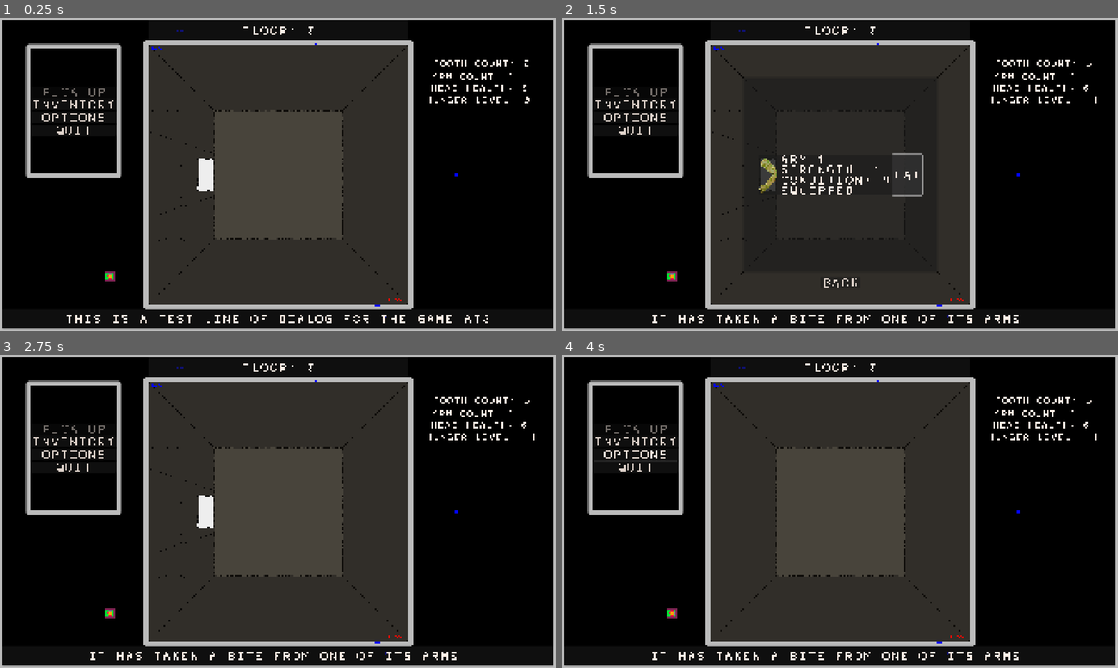
Above: before the commit, frames 1-4 (two rows, left to right).
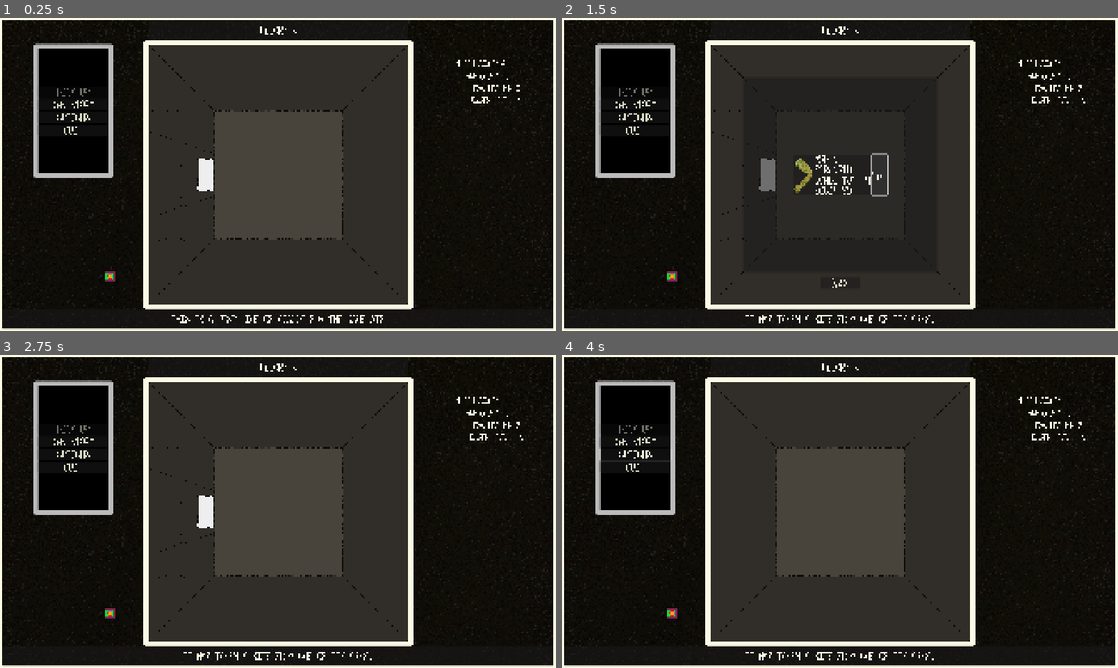
Above: after the commit, the same moments.

Repository: sym-z/arm-to-the-teeth
Game: Godot game, scene res://scenes/testing_level/testing_level.tscn
Two runs of this game, one before a commit and one after it. Both use one fixed random seed, a clock stepped at 60 frames per second and the inputs below. The project has no main scene, so this scene is started directly.
Inputs (mouse positions are in pixels of both pictures, inside the frame that each line leads up to):
- Up to frame 1 (0.25 s): no input
- Up to frame 2 (1.5 s): click "INVENTORY" at 0.5 s; click "EAT" at 1.25 s
- Up to frame 3 (2.75 s): click "BACK" at 2 s
- Up to frame 4 (4 s): click "OPTIONS" at 2.75 s; move the mouse to (962, 495) at 3.52 s; hold D (turn_right) from 3.53 s (still down); click (962, 495) at 3.67 s

The runs differ from the first frame. In frame 1, 10% of the frame differs, in the area x 0-100%, y 0-100%; in frame 2, 11%; in frame 3, 9.9%; in frame 4, 9.9%.

Commit message:
Font & background added

Diff:
--- a/src/prefabs/ui/ui.tscn
+++ b/src/prefabs/ui/ui.tscn
@@ -1,8 +1,8 @@
 [gd_scene load_steps=19 format=3 uid="uid://ceq7clgkyer44"]
 
 [ext_resource type="Script" uid="uid://cloum0k0ggqel" path="res://prefabs/ui/ui.gd" id="1_gxjsb"]
-[ext_resource type="Texture2D" uid="uid://d1kgxu002itbw" path="res://assets/visual/ui/prototype_ui.png" id="1_tlstp"]
 [ext_resource type="Theme" uid="uid://c4hxwvlb3lk68" path="res://themes/context_menu/margin_container/context_menu_margin_container.tres" id="2_4ieor"]
+[ext_resource type="Texture2D" uid="uid://di01mum33xdma" path="res://assets/visual/ui/prototype_texture_0_full_border.png" id="2_hvfel"]
 [ext_resource type="Theme" uid="uid://c2mywnu4h8hvj" path="res://themes/context_menu/margin_container/Panel/context_menu_panel_theme.tres" id="3_htiv7"]
 [ext_resource type="Theme" uid="uid://damqods5iq1r8" path="res://themes/context_menu/margin_container/button/context_menu_button_theme.tres" id="4_htiv7"]
 [ext_resource type="Theme" uid="uid://bn3i6d6cugm34" path="res://themes/context_menu/margin_container/button/context_menu_disablable_button_theme.tres" id="5_cllw1"]
@@ -44,7 +44,7 @@
 [node name="Background" type="TextureRect" parent="."]
 offset_right = 40.0
 offset_bottom = 40.0
-texture = ExtResource("1_tlstp")
+texture = ExtResource("2_hvfel")
 
 [node name="Combat Viewport" parent="." node_paths=PackedStringArray("root_ui") instance=ExtResource("18_hvfel")]
 visible = false
@@ -108,6 +108,7 @@
 offset_bottom = 232.0
 theme = ExtResource("7_1is0v")
 text = "ARM COUNT: X"
+horizontal_alignment = 1
 
 [node name="TEMP HEAD" type="Label" parent="Temporary Labels"]
 offset_left = 1485.0
@@ -116,6 +117,7 @@
 offset_bottom = 273.0
 theme = ExtResource("7_1is0v")
 text = "HEAD HEALTH: X"
+horizontal_alignment = 1
 
 [node name="TEMP HUNGER" type="Label" parent="Temporary Labels"]
 offset_left = 1470.0
@@ -124,6 +126,7 @@
 offset_bottom = 314.0
 theme = ExtResource("7_1is0v")
 text = "HUNGER LEVEL: X"
+horizontal_alignment = 1
 
 [node name="Inventory" type="Node" parent="."]
 
--- a/src/themes/combat_viewport/att_arm_obj_button.tres
+++ b/src/themes/combat_viewport/att_arm_obj_button.tres
@@ -1,6 +1,6 @@
 [gd_resource type="Theme" load_steps=2 format=3 uid="uid://by2sn6e3qpnon"]
 
-[ext_resource type="FontFile" uid="uid://d22avmrynvyyh" path="res://assets/visual/ui/ui_font_0.png" id="1_3rwp0"]
+[ext_resource type="FontFile" uid="uid://btusrtqjgu407" path="res://assets/visual/ui/ui_font_1.png" id="1_3rwp0"]
 
 [resource]
 Button/font_sizes/font_size = 16
--- a/src/themes/combat_viewport/att_arm_obj_label.tres
+++ b/src/themes/combat_viewport/att_arm_obj_label.tres
@@ -1,6 +1,6 @@
 [gd_resource type="Theme" load_steps=2 format=3 uid="uid://cyhb63ciusi3p"]
 
-[ext_resource type="FontFile" uid="uid://d22avmrynvyyh" path="res://assets/visual/ui/ui_font_0.png" id="1_taagc"]
+[ext_resource type="FontFile" uid="uid://btusrtqjgu407" path="res://assets/visual/ui/ui_font_1.png" id="1_taagc"]
 
 [resource]
 RichTextLabel/font_sizes/normal_font_size = 16
--- a/src/themes/combat_viewport/att_head_obj_button.tres
+++ b/src/themes/combat_viewport/att_head_obj_button.tres
@@ -1,6 +1,6 @@
 [gd_resource type="Theme" load_steps=2 format=3 uid="uid://dey1i4cpbo2g6"]
 
-[ext_resource type="FontFile" uid="uid://d22avmrynvyyh" path="res://assets/visual/ui/ui_font_0.png" id="1_ygppg"]
+[ext_resource type="FontFile" uid="uid://btusrtqjgu407" path="res://assets/visual/ui/ui_font_1.png" id="1_ygppg"]
 
 [resource]
 Button/font_sizes/font_size = 16
--- a/src/themes/combat_viewport/att_head_obj_label.tres
+++ b/src/themes/combat_viewport/att_head_obj_label.tres
@@ -1,6 +1,6 @@
 [gd_resource type="Theme" load_steps=2 format=3 uid="uid://frl37suyd3ud"]
 
-[ext_resource type="FontFile" uid="uid://d22avmrynvyyh" path="res://assets/visual/ui/ui_font_0.png" id="1_etpk3"]
+[ext_resource type="FontFile" uid="uid://btusrtqjgu407" path="res://assets/visual/ui/ui_font_1.png" id="1_etpk3"]
 
 [resource]
 RichTextLabel/font_sizes/normal_font_size = 16
--- a/src/themes/combat_viewport/dam_limb_button.tres
+++ b/src/themes/combat_viewport/dam_limb_button.tres
@@ -1,6 +1,6 @@
 [gd_resource type="Theme" load_steps=2 format=3 uid="uid://820qq2m7fm60"]
 
-[ext_resource type="FontFile" uid="uid://d22avmrynvyyh" path="res://assets/visual/ui/ui_font_0.png" id="1_t0vmj"]
+[ext_resource type="FontFile" uid="uid://btusrtqjgu407" path="res://assets/visual/ui/ui_font_1.png" id="1_t0vmj"]
 
 [resource]
 Button/fonts/font = ExtResource("1_t0vmj")
--- a/src/themes/combat_viewport/dam_limb_label.tres
+++ b/src/themes/combat_viewport/dam_limb_label.tres
@@ -1,6 +1,6 @@
 [gd_resource type="Theme" load_steps=2 format=3 uid="uid://du5aum1xk741y"]
 
-[ext_resource type="FontFile" uid="uid://d22avmrynvyyh" path="res://assets/visual/ui/ui_font_0.png" id="1_3mvio"]
+[ext_resource type="FontFile" uid="uid://btusrtqjgu407" path="res://assets/visual/ui/ui_font_1.png" id="1_3mvio"]
 
 [resource]
 RichTextLabel/font_sizes/normal_font_size = 16
--- a/src/themes/combat_viewport/db_buttons.tres
+++ b/src/themes/combat_viewport/db_buttons.tres
@@ -1,6 +1,6 @@
 [gd_resource type="Theme" load_steps=2 format=3 uid="uid://buown6vatfsa6"]
 
-[ext_resource type="FontFile" uid="uid://d22avmrynvyyh" path="res://assets/visual/ui/ui_font_0.png" id="1_hx1q7"]
+[ext_resource type="FontFile" uid="uid://btusrtqjgu407" path="res://assets/visual/ui/ui_font_1.png" id="1_hx1q7"]
 
 [resource]
 Button/font_sizes/font_size = 32
--- a/src/themes/context_menu/margin_container/button/context_menu_button_theme.tres
+++ b/src/themes/context_menu/margin_container/button/context_menu_button_theme.tres
@@ -1,7 +1,7 @@
 [gd_resource type="Theme" load_steps=2 format=3 uid="uid://damqods5iq1r8"]
 
-[ext_resource type="FontFile" uid="uid://d22avmrynvyyh" path="res://assets/visual/ui/ui_font_0.png" id="1_8vgpw"]
+[ext_resource type="FontFile" uid="uid://btusrtqjgu407" path="res://assets/visual/ui/ui_font_1.png" id="1_cxtx4"]
 
 [resource]
 Button/font_sizes/font_size = 32
-Button/fonts/font = ExtResource("1_8vgpw")
+Button/fonts/font = ExtResource("1_cxtx4")
--- a/src/themes/context_menu/margin_container/button/context_menu_disablable_button_theme.tres
+++ b/src/themes/context_menu/margin_container/button/context_menu_disablable_button_theme.tres
@@ -1,6 +1,6 @@
 [gd_resource type="Theme" load_steps=2 format=3 uid="uid://bn3i6d6cugm34"]
 
-[ext_resource type="FontFile" uid="uid://d22avmrynvyyh" path="res://assets/visual/ui/ui_font_0.png" id="1_sounf"]
+[ext_resource type="FontFile" uid="uid://btusrtqjgu407" path="res://assets/visual/ui/ui_font_1.png" id="1_sounf"]
 
 [resource]
 Button/font_sizes/font_size = 32
--- a/src/themes/inventory/arm_item_eat_button.tres
+++ b/src/themes/inventory/arm_item_eat_button.tres
@@ -1,6 +1,6 @@
 [gd_resource type="Theme" load_steps=2 format=3 uid="uid://bw38ek4svmtns"]
 
-[ext_resource type="FontFile" uid="uid://d22avmrynvyyh" path="res://assets/visual/ui/ui_font_0.png" id="1_jh4rg"]
+[ext_resource type="FontFile" uid="uid://btusrtqjgu407" path="res://assets/visual/ui/ui_font_1.png" id="1_jh4rg"]
 
 [resource]
 Button/font_sizes/font_size = 32
--- a/src/themes/inventory/arm_item_label.tres
+++ b/src/themes/inventory/arm_item_label.tres
@@ -1,6 +1,6 @@
 [gd_resource type="Theme" load_steps=2 format=3 uid="uid://b3vpgrqtsod14"]
 
-[ext_resource type="FontFile" uid="uid://d22avmrynvyyh" path="res://assets/visual/ui/ui_font_0.png" id="1_uplad"]
+[ext_resource type="FontFile" uid="uid://btusrtqjgu407" path="res://assets/visual/ui/ui_font_1.png" id="1_uplad"]
 
 [resource]
 Label/font_sizes/font_size = 32
--- a/src/themes/inventory/inventory_button.tres
+++ b/src/themes/inventory/inventory_button.tres
@@ -1,6 +1,6 @@
 [gd_resource type="Theme" load_steps=2 format=3 uid="uid://cfkrwy0lnfu1n"]
 
-[ext_resource type="FontFile" uid="uid://d22avmrynvyyh" path="res://assets/visual/ui/ui_font_0.png" id="1_nf73e"]
+[ext_resource type="FontFile" uid="uid://btusrtqjgu407" path="res://assets/visual/ui/ui_font_1.png" id="1_nf73e"]
 
 [resource]
 Button/font_sizes/font_size = 32
--- a/src/themes/log/full_window_log_label.tres
+++ b/src/themes/log/full_window_log_label.tres
@@ -1,6 +1,6 @@
 [gd_resource type="Theme" load_steps=2 format=3 uid="uid://qr7ym3w7kd8x"]
 
-[ext_resource type="FontFile" uid="uid://d22avmrynvyyh" path="res://assets/visual/ui/ui_font_0.png" id="1_bk002"]
+[ext_resource type="FontFile" uid="uid://btusrtqjgu407" path="res://assets/visual/ui/ui_font_1.png" id="1_bk002"]
 
 [resource]
 RichTextLabel/font_sizes/normal_font_size = 32
--- a/src/themes/log/log_line_label.tres
+++ b/src/themes/log/log_line_label.tres
@@ -1,6 +1,6 @@
 [gd_resource type="Theme" load_steps=2 format=3 uid="uid://bikqjqnnew2tq"]
 
-[ext_resource type="FontFile" uid="uid://d22avmrynvyyh" path="res://assets/visual/ui/ui_font_0.png" id="1_lmkx2"]
+[ext_resource type="FontFile" uid="uid://btusrtqjgu407" path="res://assets/visual/ui/ui_font_1.png" id="1_lmkx2"]
 
 [resource]
 RichTextLabel/font_sizes/normal_font_size = 32
--- a/src/themes/temp_labels/temporary_labels.tres
+++ b/src/themes/temp_labels/temporary_labels.tres
@@ -1,6 +1,6 @@
 [gd_resource type="Theme" load_steps=2 format=3 uid="uid://divs5bmwsxsso"]
 
-[ext_resource type="FontFile" uid="uid://d22avmrynvyyh" path="res://assets/visual/ui/ui_font_0.png" id="1_ra7le"]
+[ext_resource type="FontFile" uid="uid://btusrtqjgu407" path="res://assets/visual/ui/ui_font_1.png" id="1_ra7le"]
 
 [resource]
 Label/font_sizes/font_size = 24
--- a/src/themes/viewport_header/viewport_header_label.tres
+++ b/src/themes/viewport_header/viewport_header_label.tres
@@ -1,6 +1,6 @@
 [gd_resource type="Theme" load_steps=2 format=3 uid="uid://6j2no5j5cswb"]
 
-[ext_resource type="FontFile" uid="uid://d22avmrynvyyh" path="res://assets/visual/ui/ui_font_0.png" id="1_squvy"]
+[ext_resource type="FontFile" uid="uid://btusrtqjgu407" path="res://assets/visual/ui/ui_font_1.png" id="1_squvy"]
 
 [resource]
 RichTextLabel/font_sizes/normal_font_size = 32
Renamed: src/assets/visual/prototype_items/v2/prototype_stomach_0.aseprite -> src/assets/visual/ui/prototype_stomach_0.aseprite
Renamed: src/assets/visual/prototype_items/v2/prototype_stomach_0.png -> src/assets/visual/ui/prototype_stomach_0.png
Not shown, added: src/assets/visual/ui/prototype_stomach_0.png.import
Renamed: src/assets/visual/prototype_items/v2/prototype_texture_0.aseprite -> src/assets/visual/ui/prototype_texture_0.aseprite
Renamed: src/assets/visual/prototype_items/v2/prototype_texture_0.png -> src/assets/visual/ui/prototype_texture_0.png
Not shown, added: src/assets/visual/ui/prototype_texture_0.png.import
Binary file added: src/assets/visual/ui/prototype_texture_0_full.aseprite
Binary file added: src/assets/visual/ui/prototype_texture_0_full.png
Not shown, added: src/assets/visual/ui/prototype_texture_0_full.png.import
Binary file added: src/assets/visual/ui/prototype_texture_0_full_border.aseprite
Binary file added: src/assets/visual/ui/prototype_texture_0_full_border.png
Not shown, changed: src/assets/visual/ui/prototype_texture_0_full_border.png.import
(and 6 more such lines)
